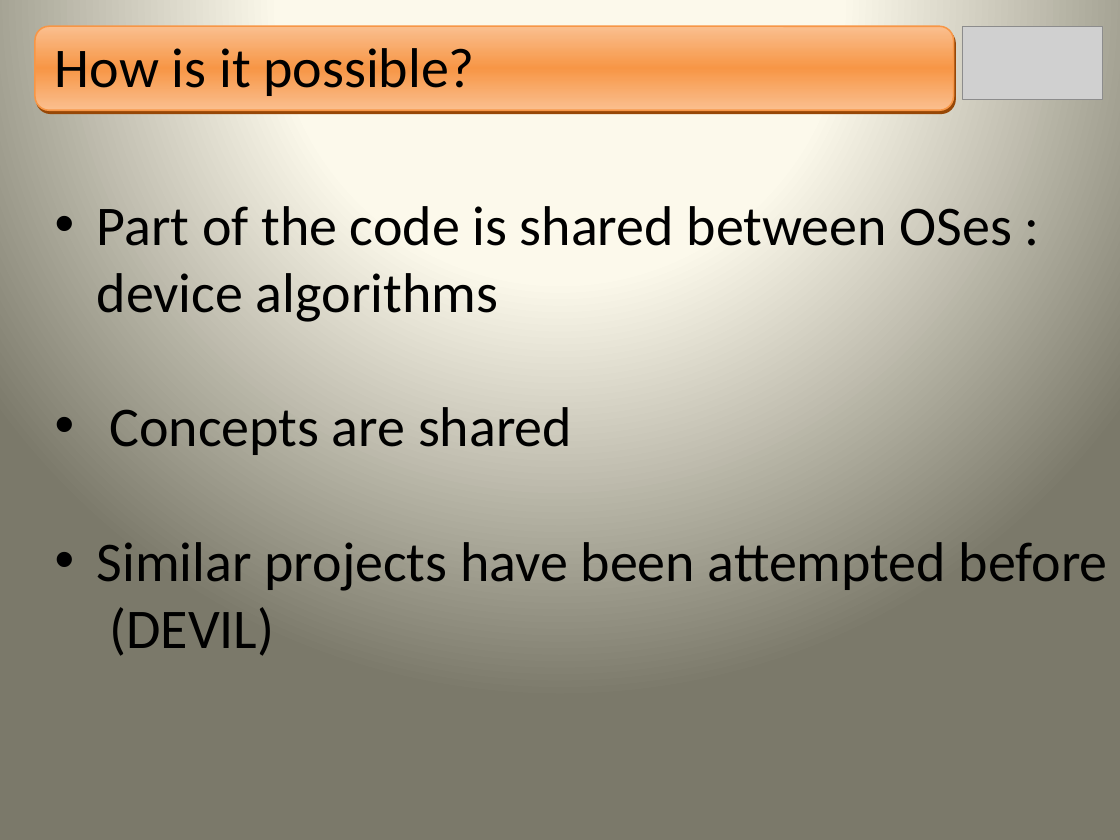
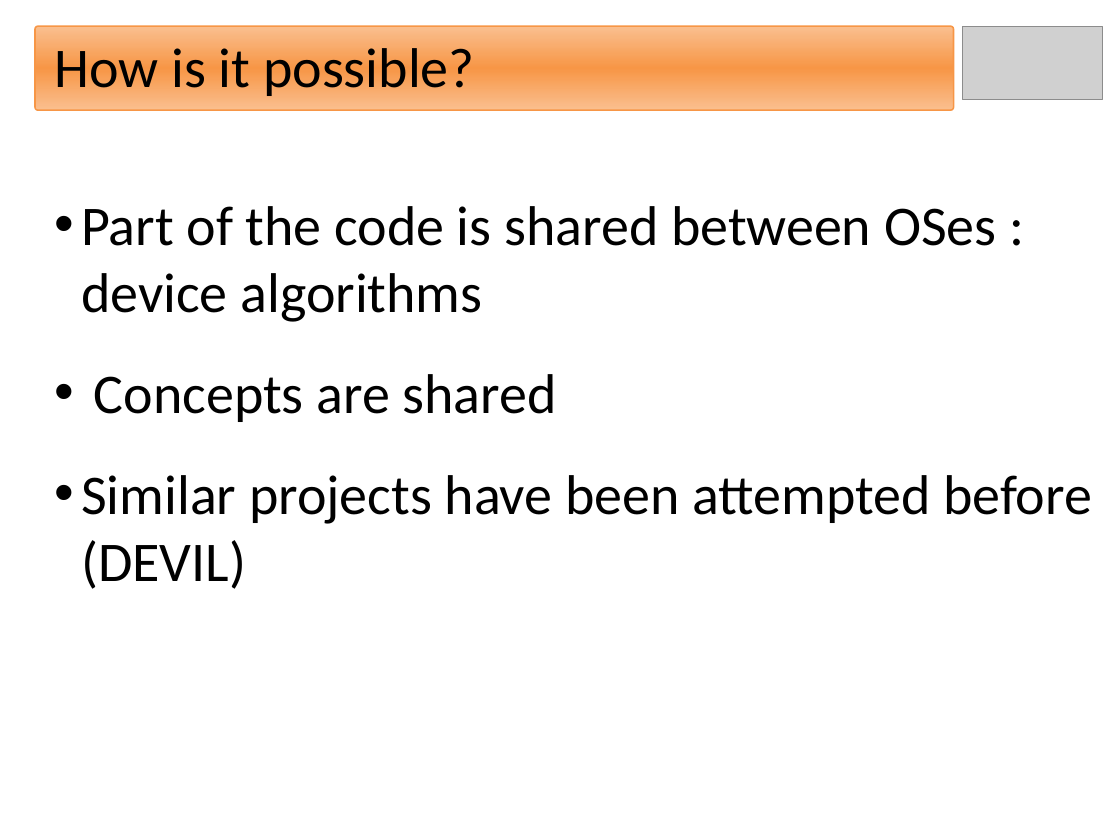
Before and after one commit to npalix/rathaxes, a slide deck: slide 4 of com/slides/2008_TDOSEStand.pptx. Drawn at 1120x840 pixels with LibreOffice and Linux fonts; fonts in the diff are those of the drawing; grey boxes stand for pictures. Boxes give left, top, right and bottom in pixels: in the first picture for what was removed or moved away, otherwise in the second. Text is boxed around its words. In the diff, an @@ line names an element or a change of style, - is before the commit and + after.

```diff
--- a/com/slides/2008_TDOSEStand.pptx
+++ b/com/slides/2008_TDOSEStand.pptx
@@ background gradient #FEFCEE to #FDFAEA to #7B796B to #FFFFFF @@
@@ rounded rectangle at (x1=35, y1=26, x2=953, y2=110): outline #F79646 1 pt to #F79646 0.99 pt; shadow off; proportions changed @@
@@ text "How is it possible?" at (x1=55, y1=48, x2=475, y2=96): less space between paragraphs @@
@@ text "Part of the code is ..." at (x1=81, y1=206, x2=1092, y2=589): indent changed @@
```
Also in this commit, not shown: 5 other slides changed, 1 other file.
